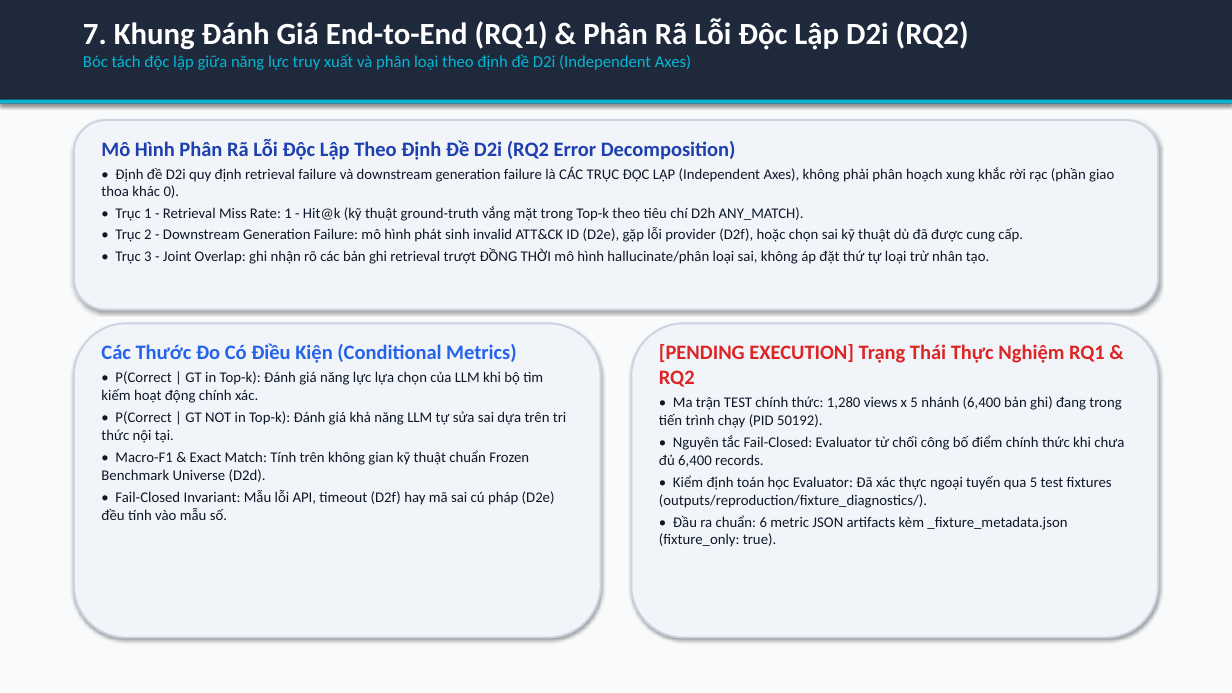
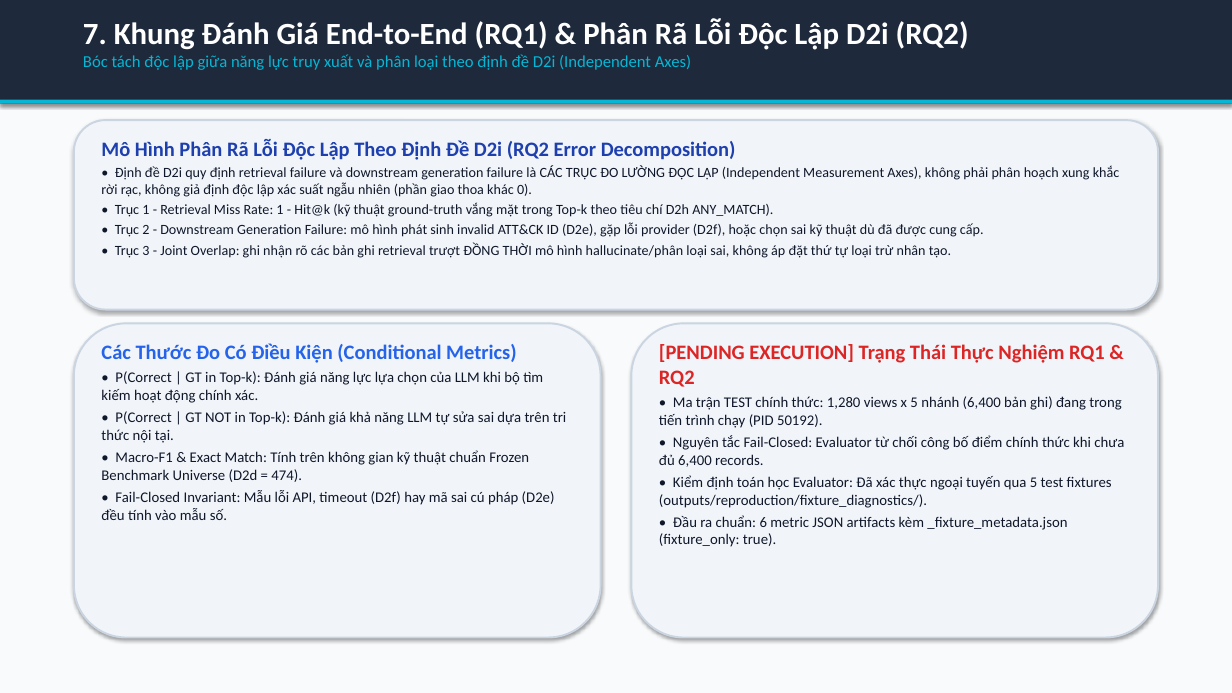
Before and after one commit to habachcp6/RAG2ATTCK, a slide deck: slide 8 of docs/presentation/slides.pptx. Drawn at 1232x693 pixels with LibreOffice and Linux fonts; fonts in the diff are those of the drawing. Boxes give left, top, right and bottom in pixels: in the first picture for what was removed or moved away, otherwise in the second. Text is boxed around its words. In the diff, an @@ line names an element or a change of style, - is before the commit and + after.

```diff
--- a/docs/presentation/slides.pptx
+++ b/docs/presentation/slides.pptx
@@ text at box(101, 165, 1120, 197): text changed; size 11.5 to 11 pt @@
-• Định đề D2i quy định retrieval failure và downstream generation failure là CÁC TRỤC ĐỘC LẬP (Independent Axes), không phải phân hoạch xung khắc rời rạc (phần giao thoa khác 0).
+• Định đề D2i quy định retrieval failure và downstream generation failure là CÁC TRỤC ĐO LƯỜNG ĐỘC LẬP (Independent Measurement Axes), không phải phân hoạch xung khắc rời rạc, không giả định độc lập xác suất ngẫu nhiên (phần giao thoa khác 0).
@@ text at box(115, 202, 984, 258): size 11.5 to 11 pt in "• Trục 1 - Retrieval Miss Rate: ...", "• Trục 2 - Downstream Generation Failure: ...", "• Trục 3 - Joint Overlap: ghi ..." @@
@@ text at box(101, 450, 529, 482): text changed @@
-• Macro-F1 & Exact Match: Tính trên không gian kỹ thuật chuẩn Frozen Benchmark Universe (D2d).
+• Macro-F1 & Exact Match: Tính trên không gian kỹ thuật chuẩn Frozen Benchmark Universe (D2d = 474).
```
Also in this commit, not shown: 8 other slides changed, 7 other files.
